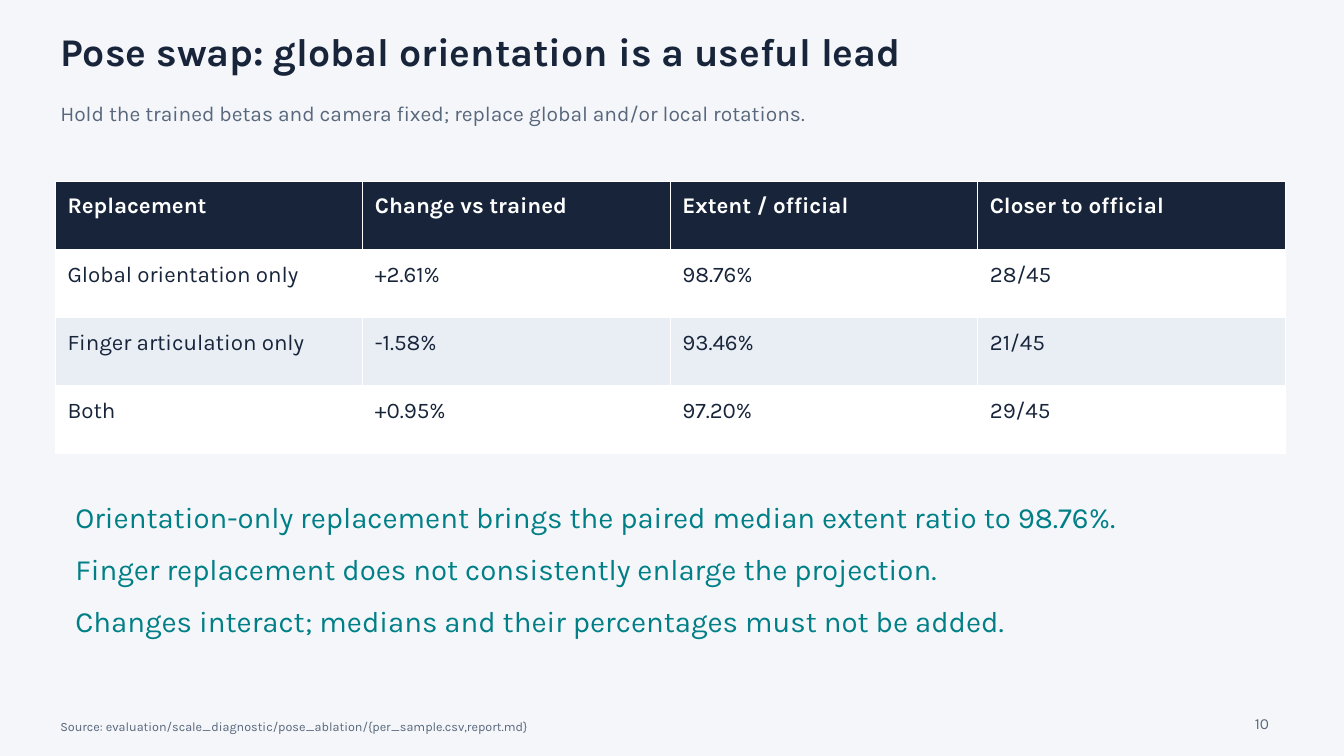
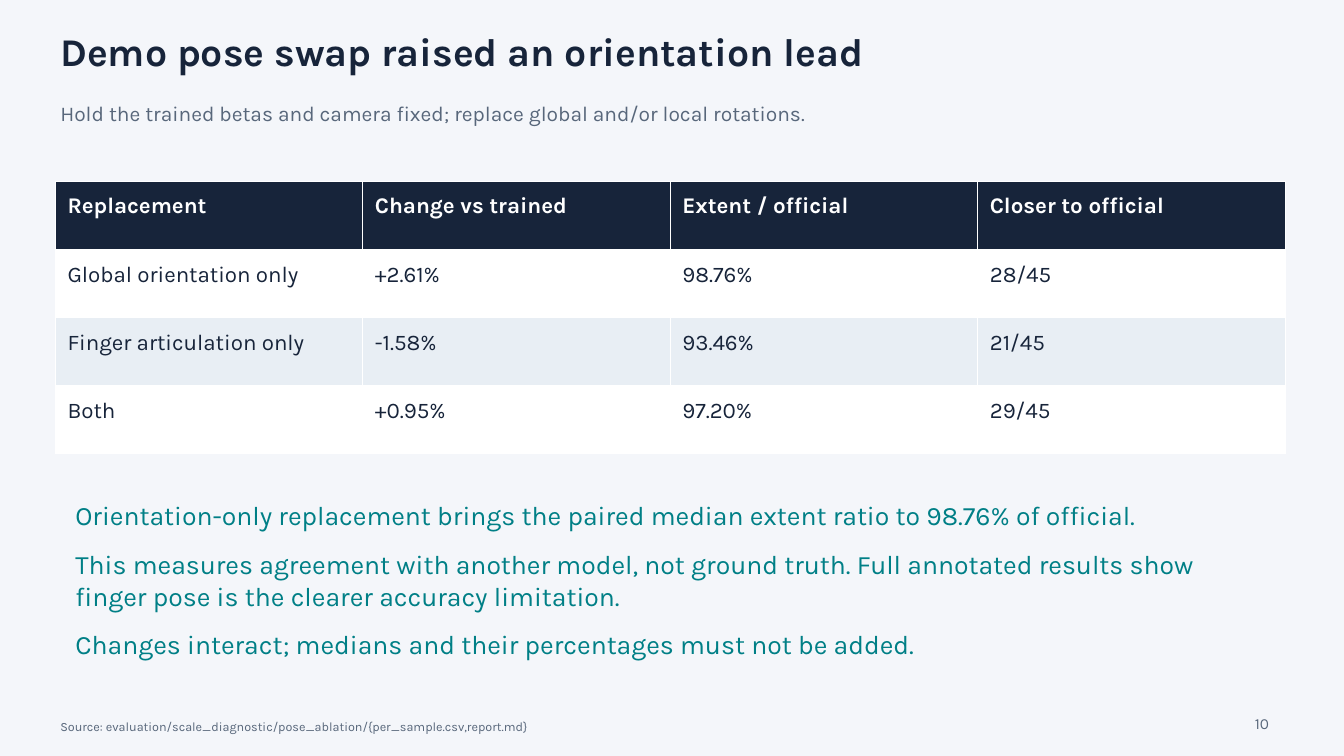
Before and after one commit to choppa129/WiLoR, a slide deck: slide 10 of reports/wilor_experiment_review/WiLoR_experiments_and_scale_diagnosis.pptx. Drawn at 1344x756 pixels with LibreOffice and Linux fonts; fonts in the diff are those of the drawing. Boxes give left, top, right and bottom in pixels: in the first picture for what was removed or moved away, otherwise in the second. Text is boxed around its words. In the diff, an @@ line names an element or a change of style, - is before the commit and + after.

```diff
--- a/reports/wilor_experiment_review/WiLoR_experiments_and_scale_diagnosis.pptx
+++ b/reports/wilor_experiment_review/WiLoR_experiments_and_scale_diagnosis.pptx
@@ text at <box>60,38,864,76</box>: text changed @@
-Pose swap: global orientation is a useful lead
+Demo pose swap raised an orientation lead
@@ text at <box>75,506,1194,613</box>: text changed; size 21 to 19 pt @@
-Orientation-only replacement brings the paired median extent ratio to 98.76%.
-Finger replacement does not consistently enlarge the projection.
+Orientation-only replacement brings the paired median extent ratio to 98.76% of official.
+This measures agreement with another model, not ground truth. Full annotated results show finger pose is the clearer accuracy limitation.
@@ text at <box>75,635,914,661</box>: size 21 to 19 pt in "Changes interact; medians and their percentages must ..." @@
```
Also in this commit, not shown: 3 other slides changed, 5 slides added, 1 slide removed.
